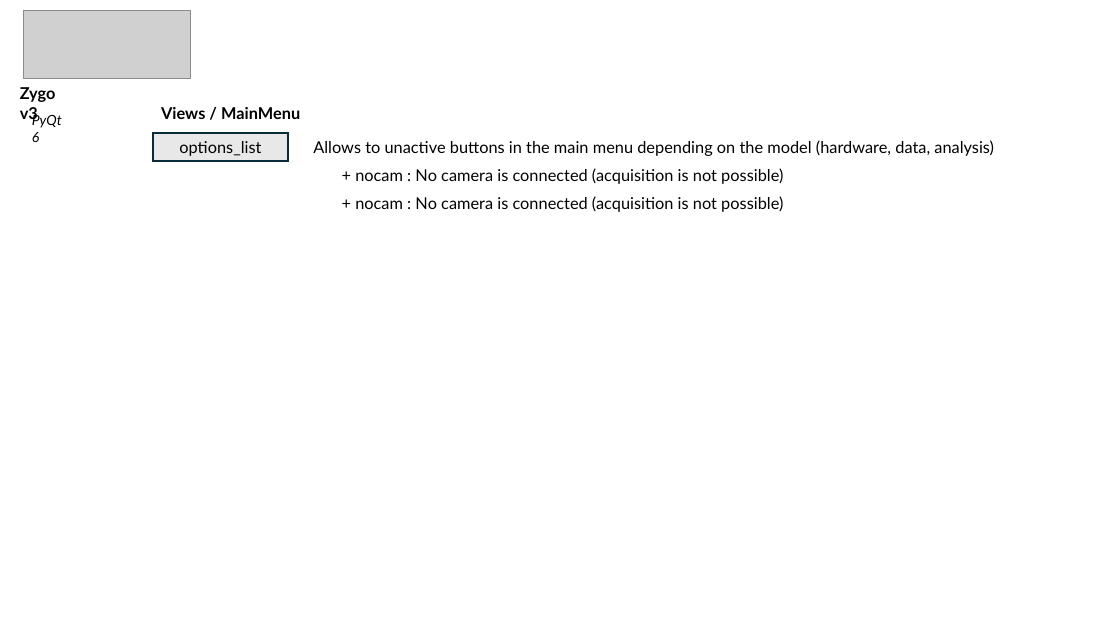
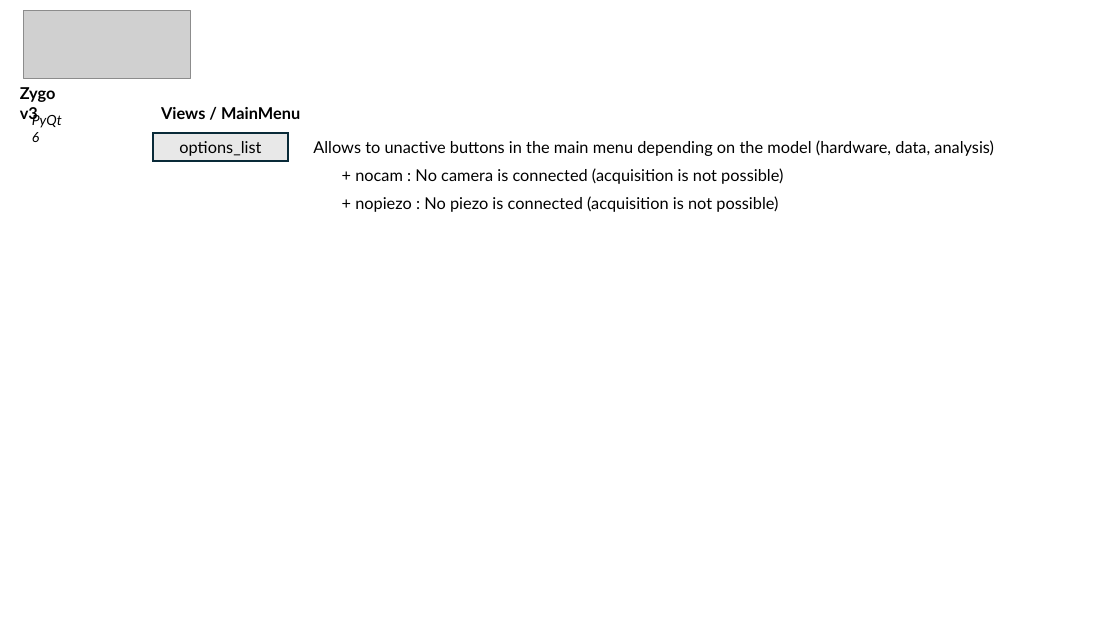
Before and after one commit to IOGS-LEnsE-ressources/camera-gui, a slide deck: slide 5 of applis/Zygo-labwork_v3/docs/Zygo_Appli.pptx (slide 16 before the commit). Drawn at 1120x630 pixels with LibreOffice and Linux fonts; fonts in the diff are those of the drawing; grey boxes stand for pictures. Boxes give left, top, right and bottom in pixels: in the first picture for what was removed or moved away, otherwise in the second. Text is boxed around its words. In the diff, an @@ line names an element or a change of style, - is before the commit and + after.

```diff
--- a/applis/Zygo-labwork_v3/docs/Zygo_Appli.pptx
+++ b/applis/Zygo-labwork_v3/docs/Zygo_Appli.pptx
@@ text at bbox=[355, 196, 778, 212]: text changed @@
-+ nocam : No camera is connected (acquisition is not possible)
++ nopiezo : No piezo is connected (acquisition is not possible)
```
Also in this commit, not shown: 1 other slide changed, 1 slide added, 1 slide removed, 5 other files.
